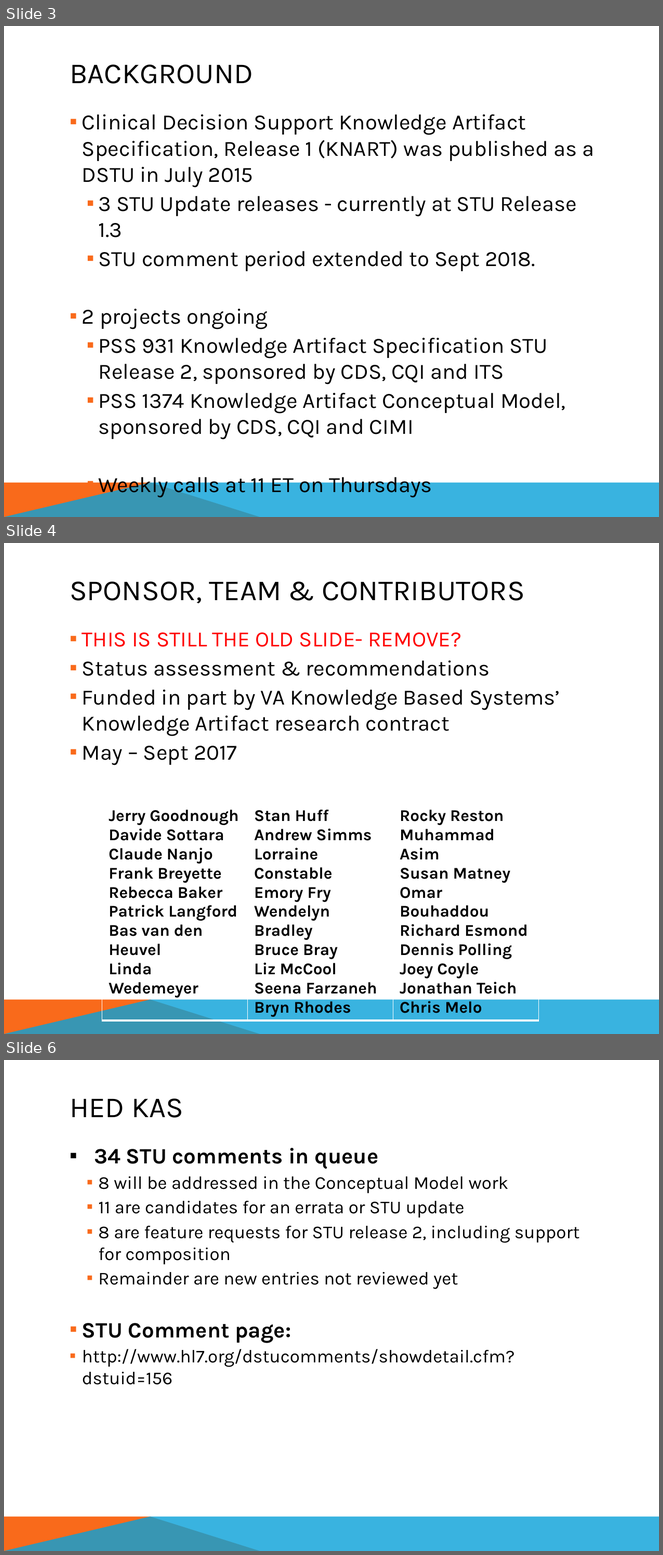
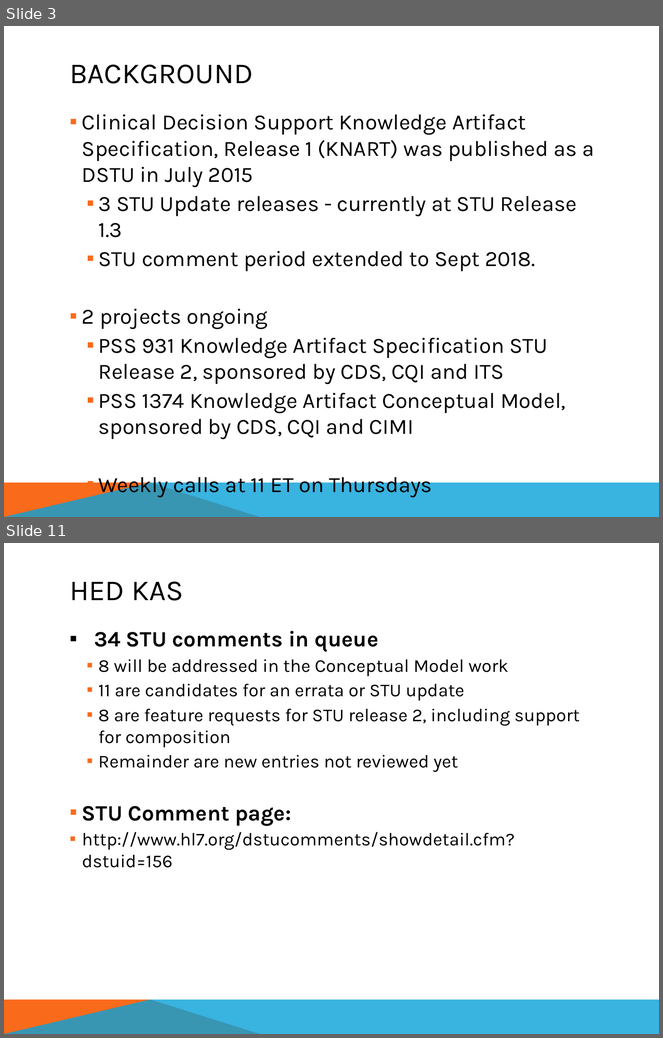
Before and after one commit to HL7/composite-knart, a slide deck: Documents/HL7_KNART_MSY_Jan2018.pptx. Shown one above the other, each under a label of ours: slides 3, 4 and 6 before the commit, slides 3 and 11 after it; the slides between them are not shown. The pictures are 663x1555 and 663x1038 pixels, drawn with LibreOffice and Linux fonts; fonts in the diff are those of the drawing. Boxes give left, top, right and bottom in pixels: in the first picture for what was removed or moved away, otherwise in the second. Text is boxed around its words. In the diff, an @@ line names an element or a change of style, - is before the commit and + after.

```diff
--- a/Documents/HL7_KNART_MSY_Jan2018.pptx
+++ b/Documents/HL7_KNART_MSY_Jan2018.pptx
@@ slide 4 removed at (x1=4, y1=543, x2=659, y2=1034), background #FFFFFF; not listed: 2 template elements that a slide beside it also shows @@
@@ title removed at (x1=70, y1=581, x2=525, y2=603) @@
-SPONSOR, TEAM & CONTRIBUTORS
@@ text removed at (x1=82, y1=632, x2=560, y2=766) @@
-  ▪ THIS IS STILL THE OLD SLIDE- REMOVE?
-  ▪ Status assessment & recommendations
-  ▪ Funded in part by VA Knowledge Based Systems’ Knowledge Artifact research contract
-  ▪ May – Sept 2017
@@ table removed at (x1=102, y1=803, x2=539, y2=1019), 1 rows, 3 columns @@
-Jerry Goodnough / Davide Sottara / Claude Nanjo / Frank Breyette / Rebecca Baker / Patrick Langford / Bas van den Heuvel / Linda Wedemeyer | Stan Huff / Andrew Simms / Lorraine Constable / Emory Fry / Wendelyn Bradley / Bruce Bray / Liz McCool / Seena Farzaneh / Bryn Rhodes | Rocky Reston / Muhammad Asim / Susan Matney / Omar Bouhaddou / Richard Esmond / Dennis Polling / Joey Coyle / Jonathan Teich / Chris Melo
@@ what was slide 6 is now slide 11 @@
```
Also in this commit, not shown: 4 slides changed, 8 slides added, 1 other file.
